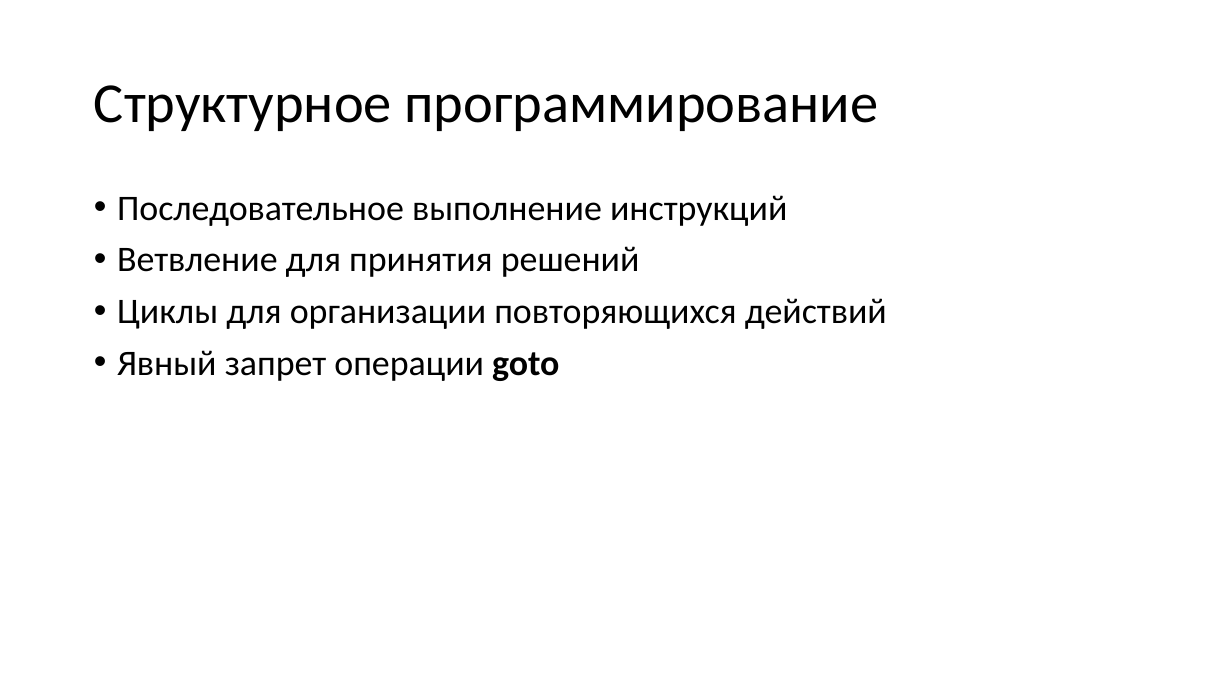
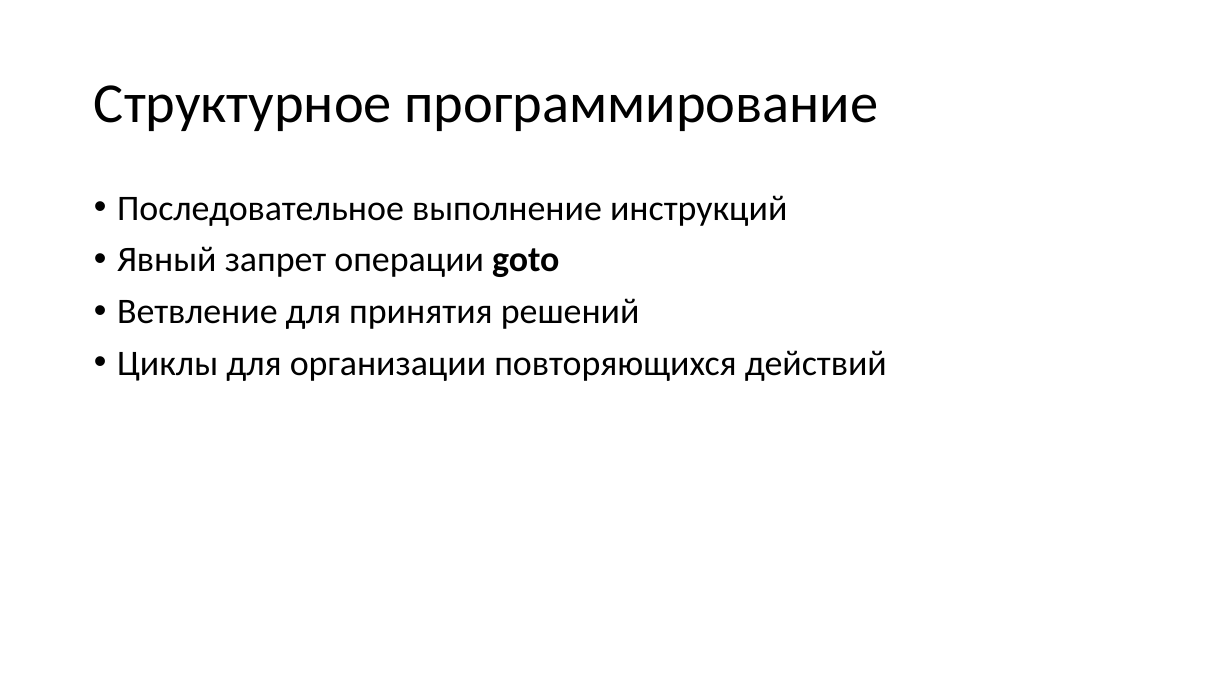
Before and after one commit to alexey-malov/oop, a slide deck: slide 3 of lectures/02/Основы ООП.pptx (slide 7 before the commit). Drawn at 1232x693 pixels with LibreOffice and Linux fonts; fonts in the diff are those of the drawing. Boxes give left, top, right and bottom in pixels: in the first picture for what was removed or moved away, otherwise in the second. Text is boxed around its words. In the diff, an @@ line names an element or a change of style, - is before the commit and + after.

```diff
--- a/lectures/02/Основы ООП.pptx
+++ b/lectures/02/Основы ООП.pptx
@@ text at (117,246,559,277): paragraph added @@
+• Явный запрет операции goto
@@ text at (117,350,559,381): paragraph removed @@
-• Явный запрет операции goto
```
Also in this commit, not shown: 13 other slides changed, 8 slides added, 5 slides removed, 10 other files.
